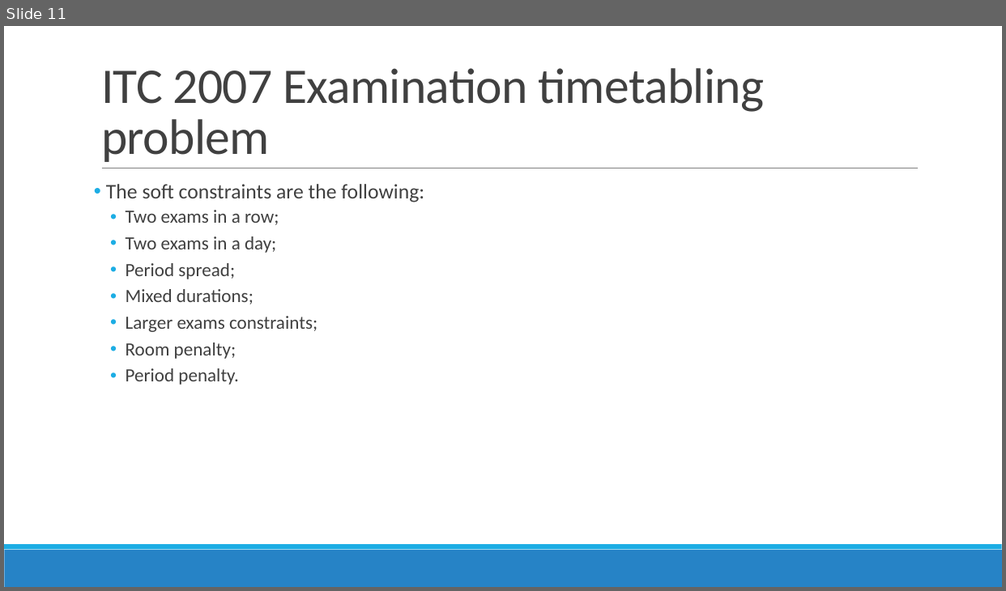
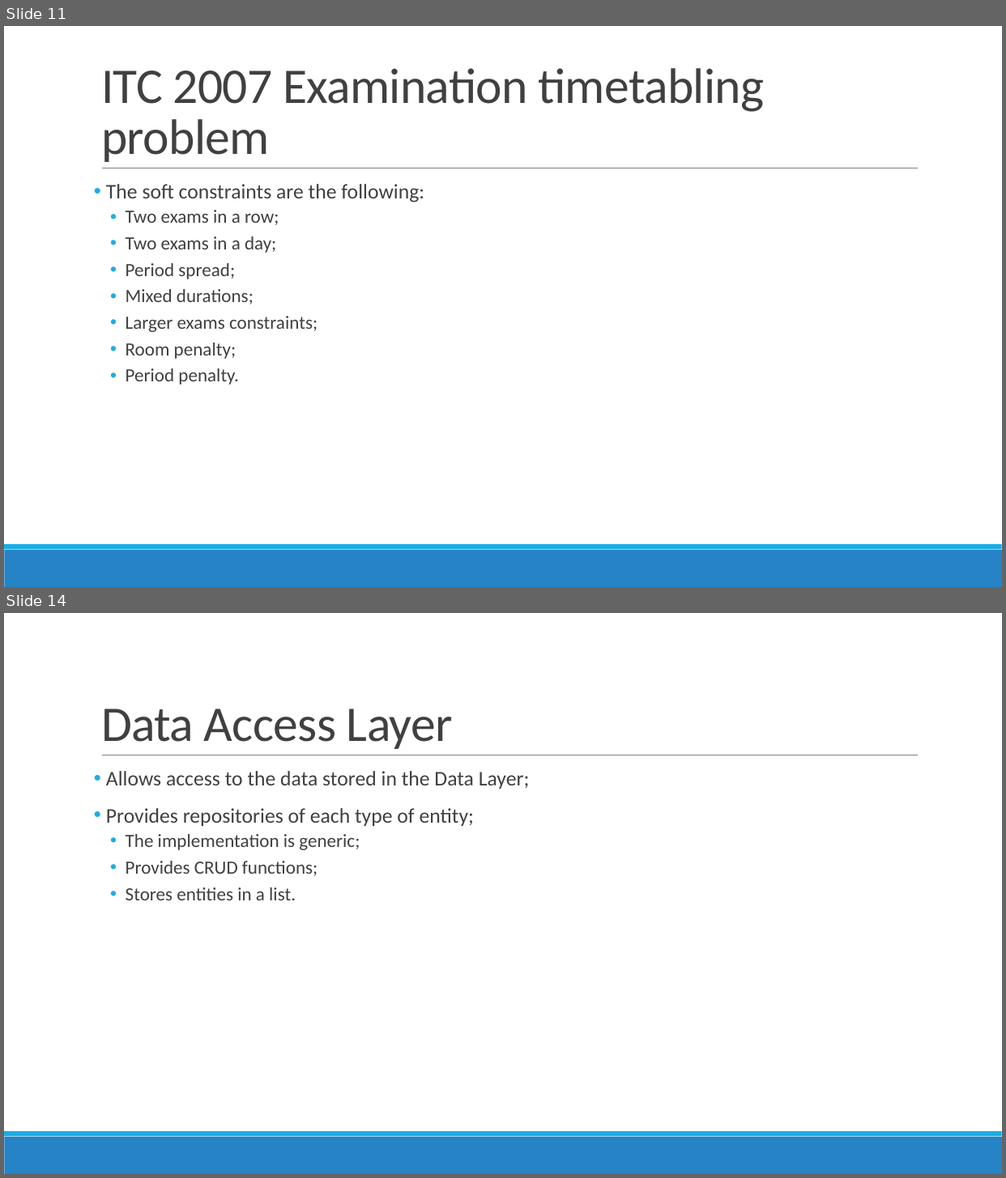
Before and after one commit to devilsdante/isel-examtimetabling-2014-2015, a slide deck: doc/Apresentação Oral/Examination Timetabling Automation using Hybrid Meta-heuristics.pptx. Shown one above the other, each under a label of ours: slide 11 before the commit, slides 11 and 14 after it; the slides between them are not shown. The pictures are 1006x591 and 1006x1178 pixels, drawn with LibreOffice and Linux fonts; fonts in the diff are those of the drawing. Boxes give left, top, right and bottom in pixels: in the first picture for what was removed or moved away, otherwise in the second. Text is boxed around its words. In the diff, an @@ line names an element or a change of style, - is before the commit and + after.

```diff
--- a/doc/Apresentação Oral/Examination Timetabling Automation using Hybrid Meta-heuristics.pptx
+++ b/doc/Apresentação Oral/Examination Timetabling Automation using Hybrid Meta-heuristics.pptx
@@ slide 14 added at bbox=[4, 613, 1002, 1174], background #FFFFFF; not listed: 3 template elements that a slide beside it also shows @@
@@ title added at bbox=[101, 709, 453, 749], 48 pt, text #404040 @@
+Data Access Layer
@@ text added at bbox=[106, 771, 530, 901], 20 pt, text #404040 @@
+• Allows access to the data stored in the Data Layer;
+• Provides repositories of each type of entity;
+  • The implementation is generic;
+  • Provides CRUD functions;
+  • Stores entities in a list.
```
Also in this commit, not shown: 1 slide changed, 10 other slides added, 1 slide removed, 1 other file.
